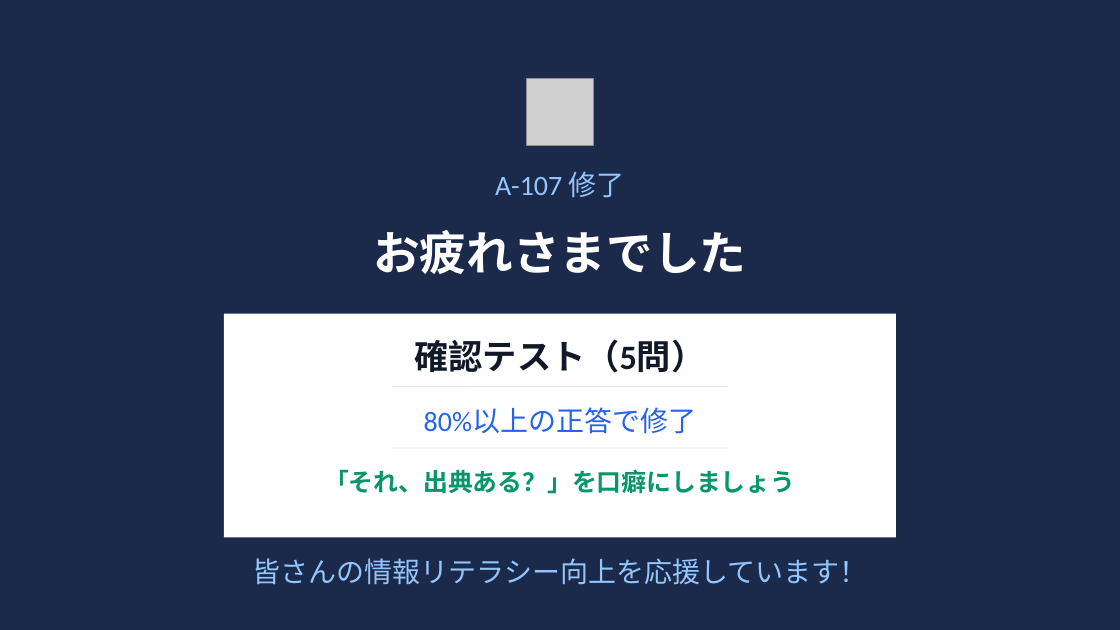
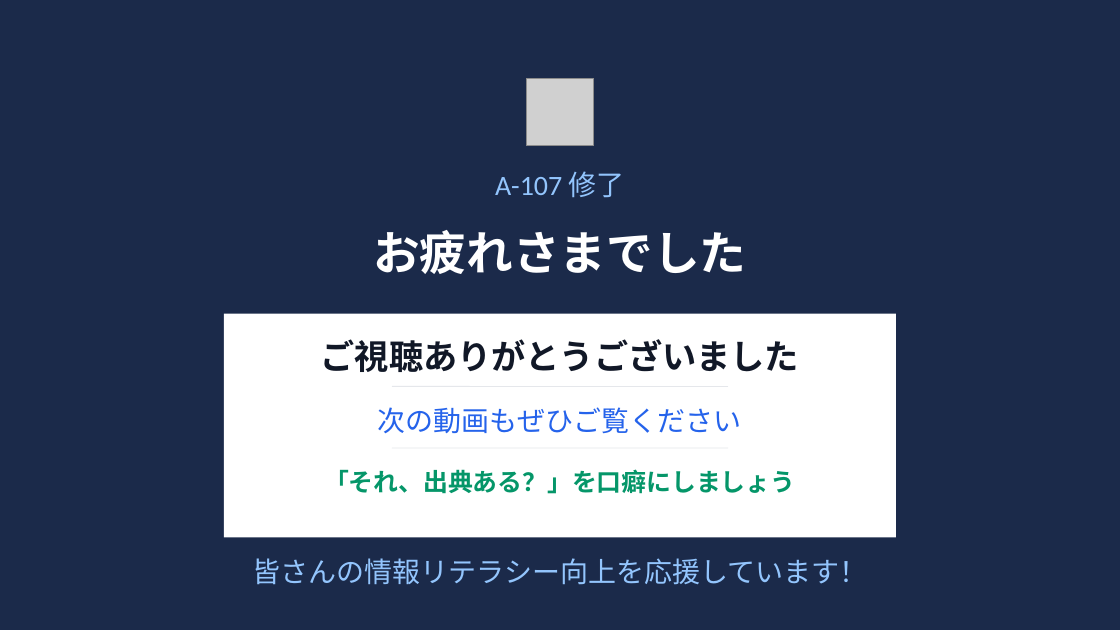
Before and after one commit to kurosaki-yuto/gorilla-knowledge, a slide deck: slide 12 of 黒崎/AI研修一覧/A-107_AI時代の情報リテラシー/スライド.pptx. Drawn at 1120x630 pixels with LibreOffice and Linux fonts; fonts in the diff are those of the drawing; grey boxes stand for pictures. Boxes give left, top, right and bottom in pixels: in the first picture for what was removed or moved away, otherwise in the second. Text is boxed around its words. In the diff, an @@ line names an element or a change of style, - is before the commit and + after.

```diff
--- a/黒崎/AI研修一覧/A-107_AI時代の情報リテラシー/スライド.pptx
+++ b/黒崎/AI研修一覧/A-107_AI時代の情報リテラシー/スライド.pptx
@@ text at (x1=321, y1=339, x2=799, y2=372): text changed @@
-確認テスト（5問）
+ご視聴ありがとうございました
@@ text at (x1=378, y1=407, x2=742, y2=434): text changed @@
-80%以上の正答で修了
+次の動画もぜひご覧ください
```
Also in this commit, not shown: 7 other files.
